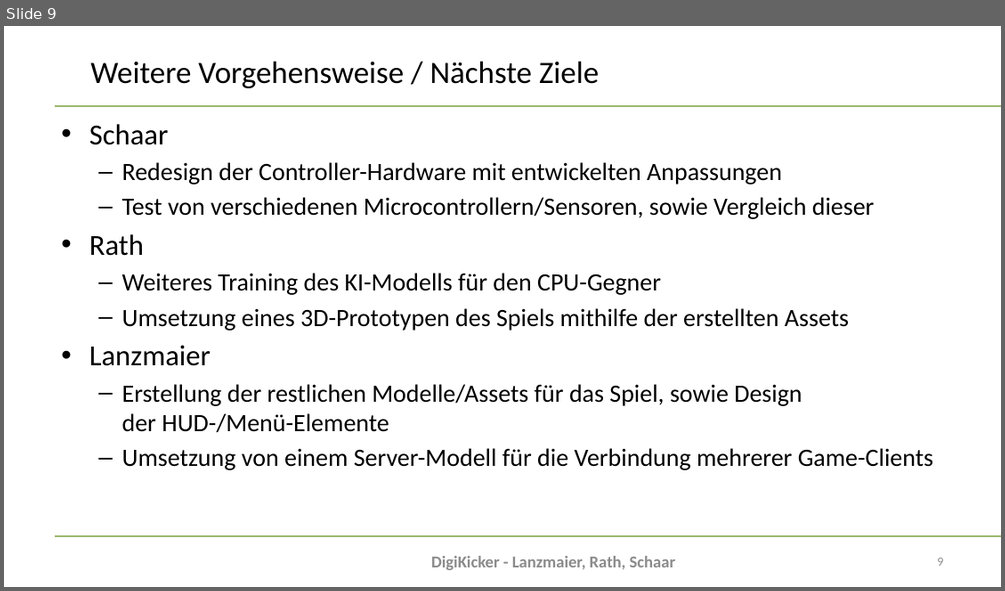
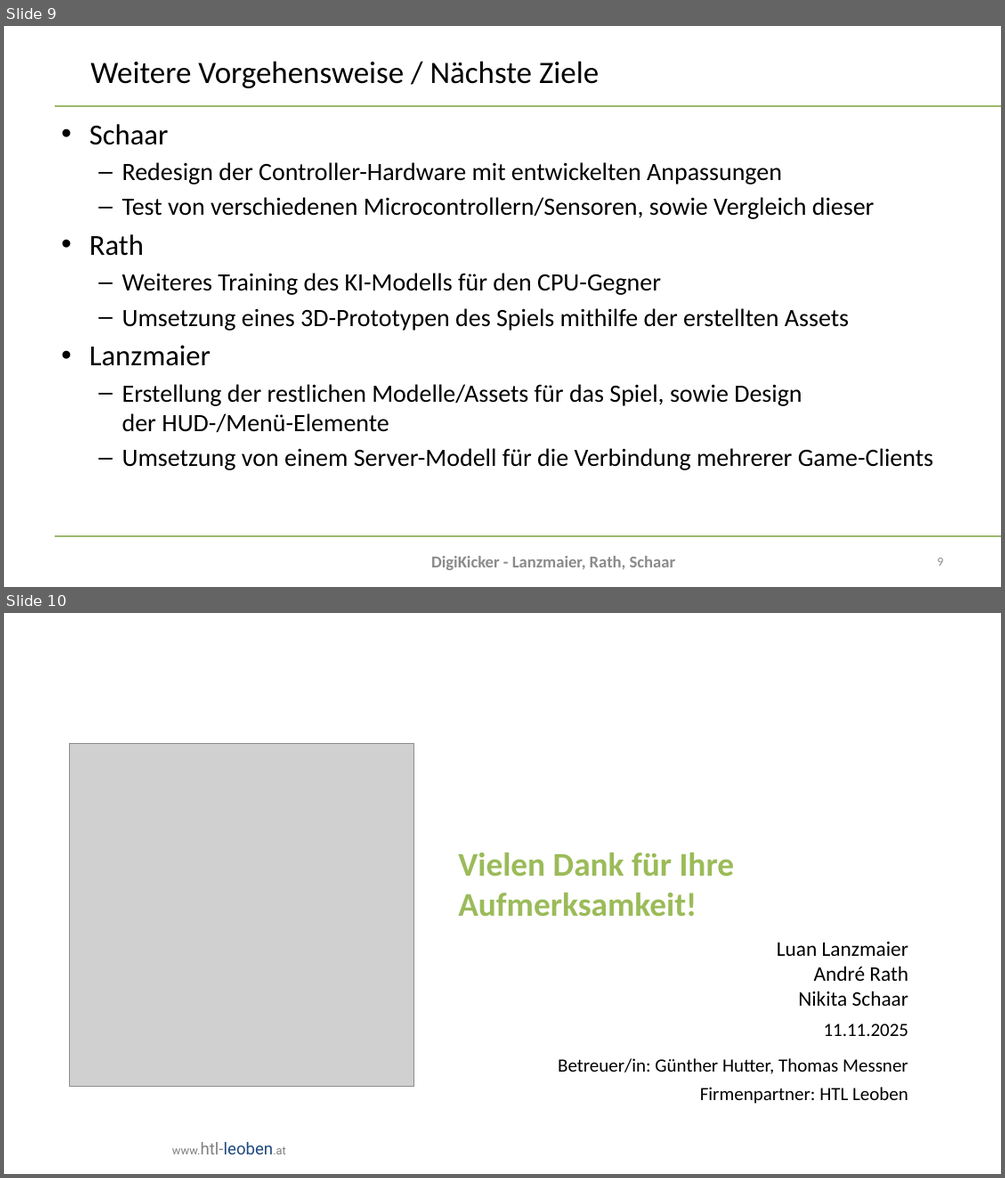
Before and after one commit to kiesewitz/DA-DigiKicker, a slide deck: Diplomarbeit/doc/Presentations/DiplomarbeitZwischenpräsentation/DA-Präsentation2025-Zwischenpräsentation-DigiKicker.pptx. Shown one above the other, each under a label of ours: slide 9 before the commit, slides 9 and 10 after it. The pictures are 1005x591 and 1005x1178 pixels, drawn with LibreOffice and Linux fonts; fonts in the diff are those of the drawing; grey boxes stand for pictures; background and template pictures are left out. Boxes give left, top, right and bottom in pixels: in the first picture for what was removed or moved away, otherwise in the second. Text is boxed around its words. In the diff, an @@ line names an element or a change of style, - is before the commit and + after.

```diff
--- a/Diplomarbeit/doc/Presentations/DiplomarbeitZwischenpräsentation/DA-Präsentation2025-Zwischenpräsentation-DigiKicker.pptx
+++ b/Diplomarbeit/doc/Presentations/DiplomarbeitZwischenpräsentation/DA-Präsentation2025-Zwischenpräsentation-DigiKicker.pptx
@@ slide 10 added at (4, 613, 1001, 1174), background #FFFFFF @@
@@ picture added at (69, 743, 414, 1086) @@
@@ text added at (458, 852, 735, 916), 32 pt, text #9BBB59, bold @@
+Vielen Dank für Ihre
+Aufmerksamkeit!
@@ text added at (777, 941, 908, 1005), 20 pt, text #000000 @@
+Luan Lanzmaier
+André Rath
+Nikita Schaar
@@ text added at (824, 1023, 909, 1036), 18 pt, text #000000 @@
+11.11.2025
@@ text added at (558, 1058, 908, 1074), 18 pt, text #000000 @@
+Betreuer/in: Günther Hutter, Thomas Messner
@@ text added at (700, 1086, 908, 1103), 18 pt, text #000000 @@
+Firmenpartner: HTL Leoben
@@ text added at (172, 1142, 286, 1154), 16 pt, text #808080 @@
+www.htl-leoben.at
```
Also in this commit, not shown: 4 slides changed, 1 other slide added, 7 other files.
